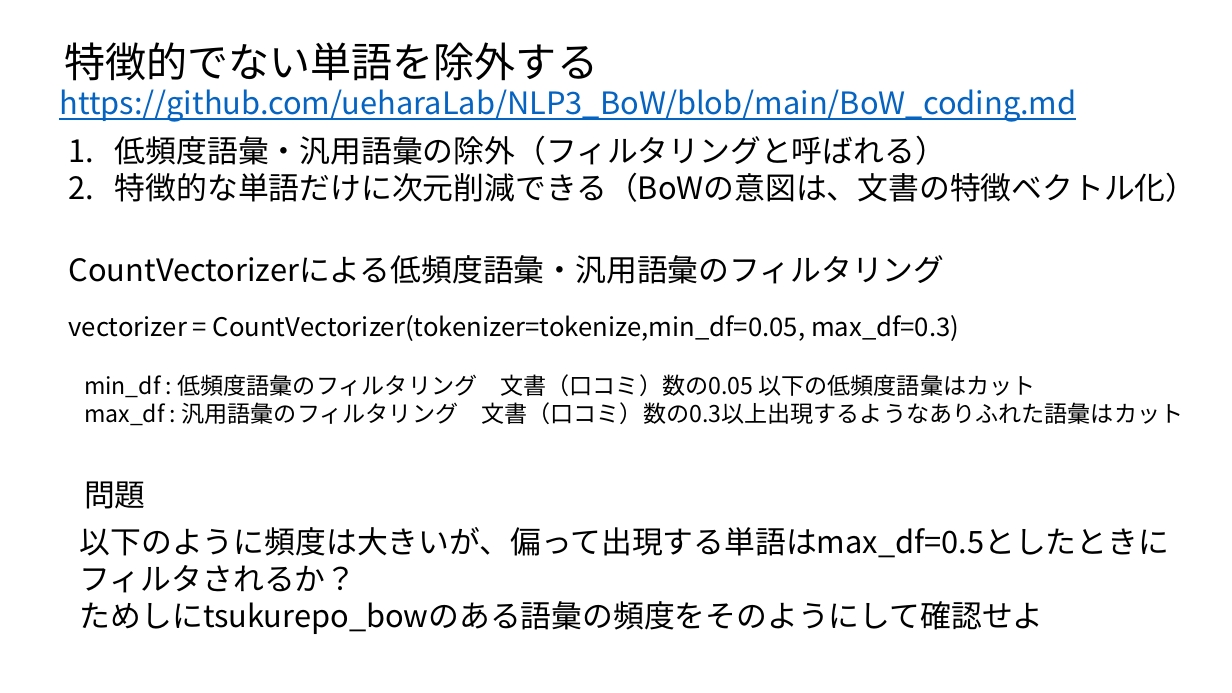
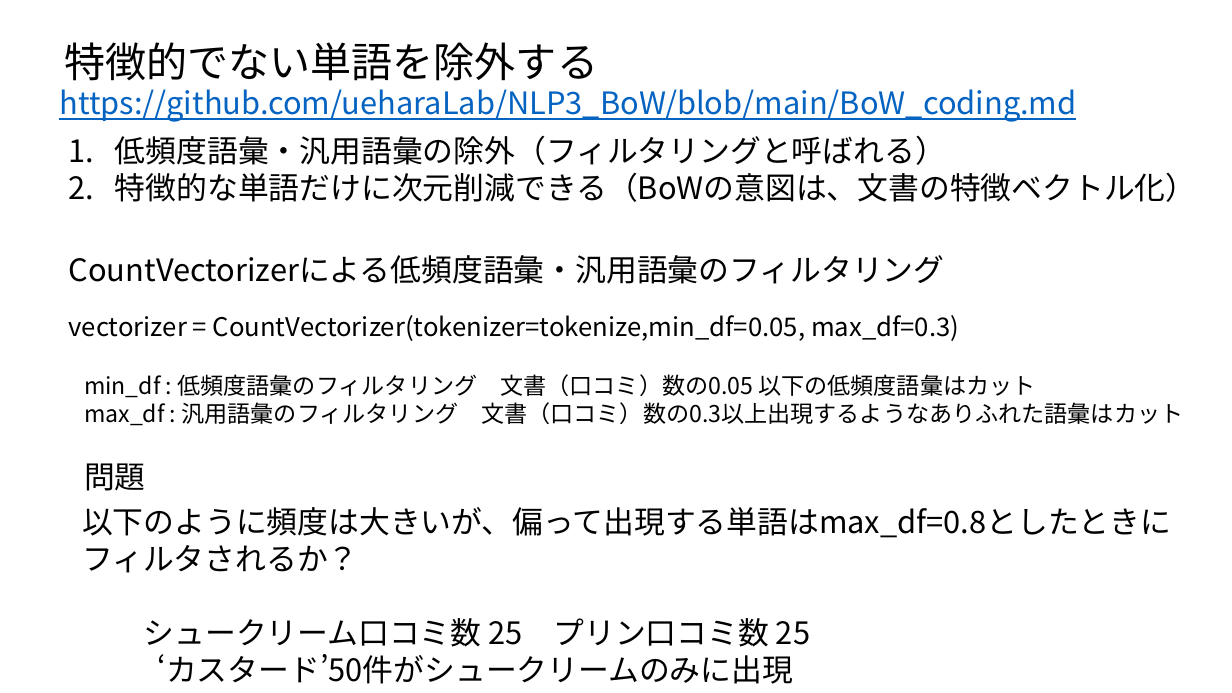
Before and after one commit to ueharaLab/NLP3_BoW, a slide deck: slide 19 of textmining3 BOW.pptx. Drawn at 1232x693 pixels with LibreOffice and Linux fonts; fonts in the diff are those of the drawing. Boxes give left, top, right and bottom in pixels: in the first picture for what was removed or moved away, otherwise in the second. Text is boxed around its words. In the diff, an @@ line names an element or a change of style, - is before the commit and + after.

Commit message:
311

```diff
--- a/textmining3 BOW.pptx
+++ b/textmining3 BOW.pptx
@@ text "問題": place and size @@
-text "問題" at [84,481,146,509]
+text "問題" at [84,463,146,491]
@@ text "以下のように頻度は大きいが、偏って出現する単語はmax_df=0.8としたときに": place and size @@
-text "以下のように頻度は大きいが、偏って出現する単語はmax_df=0.8としたときに" at [80,527,1169,634]
+text "以下のように頻度は大きいが、偏って出現する単語はmax_df=0.8としたときに" at [82,507,1171,684]
@@ text at [82,507,1171,538]: text changed @@
-以下のように頻度は大きいが、偏って出現する単語はmax_df=0.5としたときに
+以下のように頻度は大きいが、偏って出現する単語はmax_df=0.8としたときに
@@ text at [144,618,810,684]: text changed @@
-ためしにtsukurepo_bowのある語彙の頻度をそのようにして確認せよ
+シュークリーム口コミ数 25 プリン口コミ数 25
+‘カスタード’50件がシュークリームのみに出現
```
Also in this commit, not shown: 1 other slide changed.
